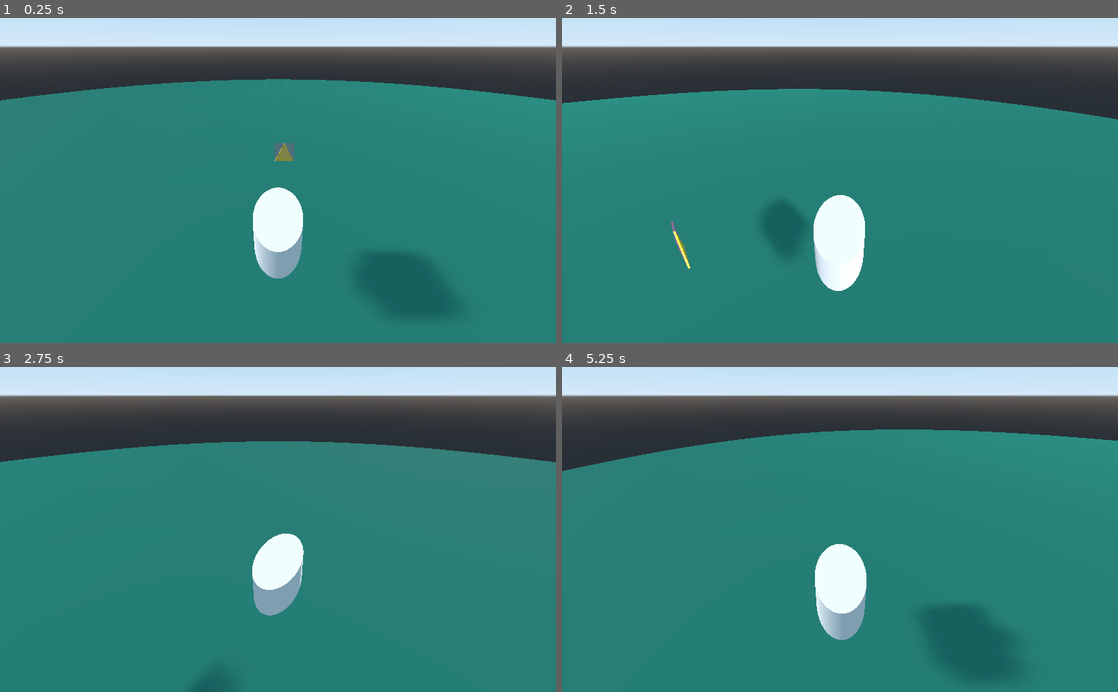
Above: before the commit, frames 1-4 (two rows, left to right).
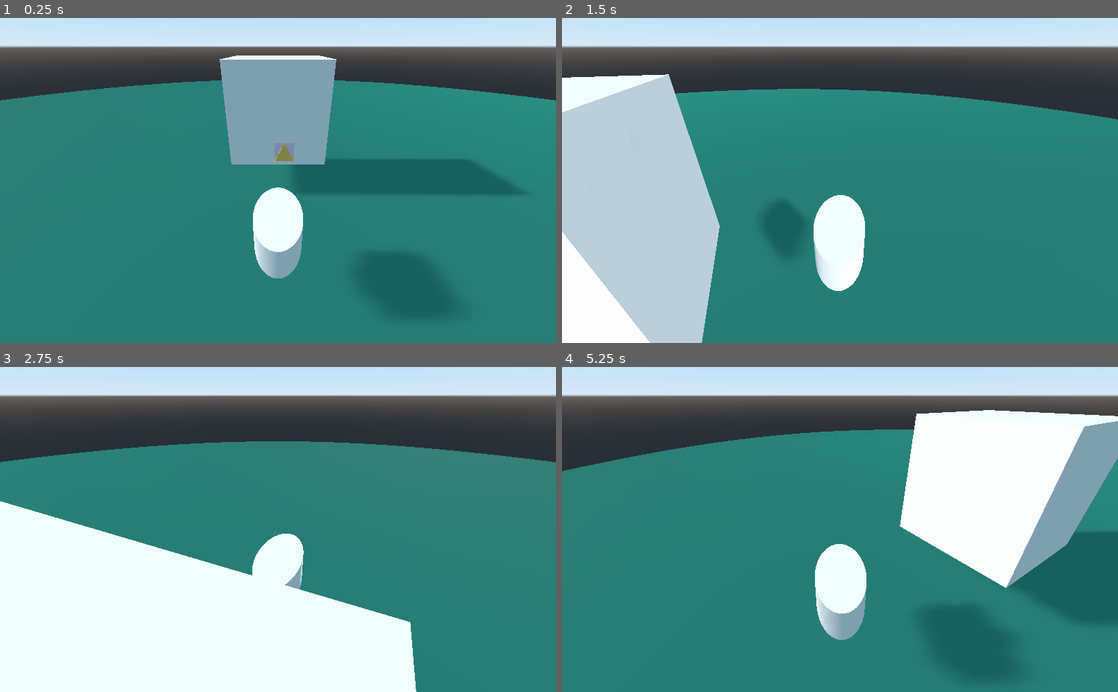
Above: after the commit, the same moments.

Repository: DENNKA/SwordsAndSauce
Game: Godot game, scene res://scenes/Test_Level.tscn
Same seed, same stepped clock (60 frames per second), same inputs: the game is played once before the commit and once after it.
Inputs (mouse positions are in pixels of both pictures, inside the frame that each line leads up to):
- Up to frame 1 (0.25 s): no input
- Up to frame 2 (1.5 s): move the mouse to (962, 164) at 0.52 s; hold D (move_right) 0.53-1.28 s; click (962, 164) at 0.67 s; move the mouse to (728, 196) at 1.27 s; hold S (move_back) from 1.28 s (still down); click (728, 196) at 1.42 s
- Up to frame 3 (2.75 s): move the mouse to (333, 458) at 2.02 s; release S (move_back) at 2.03 s; hold D (move_right) from 2.03 s (still down); click (333, 458) at 2.17 s
- Up to frame 4 (5.25 s): move the mouse to (812, 594) at 2.77 s; release D (move_right) at 2.78 s; hold W (move_forward) 2.78-3.53 s; click (812, 594) at 2.92 s; move the mouse to (1006, 578) at 3.52 s; hold A (move_left) 3.53-5.03 s; click (1006, 578) at 3.67 s; move the mouse to (673, 480) at 4.27 s; click (673, 480) at 4.42 s; move the mouse to (867, 529) at 5.02 s; hold S (move_back) from 5.03 s (still down); click (867, 529) at 5.17 s

The runs differ from the first frame. In frame 1, 9.9% of the frame differs, in the area x 39-94%, y 11-55%; in frame 2, 21%; in frame 3, 30%, in the area x 0-75%, y 41-100%; in frame 4, 19%.

Commit message:
Add enemy

Diff:
--- a/player/movement.gd
+++ b/player/movement.gd
@@ -24,6 +24,9 @@
 	if Input.is_action_pressed("move_back"):
 		direction.x = -1
 
+	if Input.is_mouse_button_pressed(BUTTON_LEFT):
+		pass
+
 	if direction:
 		direction *= MOVEMENT * delta
 		direction = direction.rotated(Vector3.UP, rotation.y)
--- /dev/null
+++ b/scenes/Enemy.tscn
@@ -0,0 +1,18 @@
+[gd_scene load_steps=4 format=2]
+
+[ext_resource path="res://scripts/Enemy.gd" type="Script" id=1]
+
+[sub_resource type="CubeMesh" id=1]
+
+[sub_resource type="BoxShape" id=2]
+
+[node name="Enemy" type="KinematicBody"]
+script = ExtResource( 1 )
+
+[node name="MeshInstance" type="MeshInstance" parent="."]
+mesh = SubResource( 1 )
+skeleton = NodePath("../CollisionShape")
+material/0 = null
+
+[node name="CollisionShape" type="CollisionShape" parent="."]
+shape = SubResource( 2 )
--- a/scenes/Test_Level.tscn
+++ b/scenes/Test_Level.tscn
@@ -1,8 +1,9 @@
-[gd_scene load_steps=7 format=2]
+[gd_scene load_steps=8 format=2]
 
 [ext_resource path="res://player/player.tscn" type="PackedScene" id=1]
 [ext_resource path="res://scripts/Camera.gd" type="Script" id=2]
 [ext_resource path="res://scenes/test_weapon.tscn" type="PackedScene" id=3]
+[ext_resource path="res://scenes/Enemy.tscn" type="PackedScene" id=4]
 
 [sub_resource type="CylinderShape" id=2]
 
@@ -15,6 +16,9 @@
 
 [node name="player" parent="." instance=ExtResource( 1 )]
 transform = Transform( 1, 0, 0, 0, 1, 0, 0, 0, 1, -4.30649, 0.845596, 0 )
+
+[node name="Enemy" parent="." instance=ExtResource( 4 )]
+transform = Transform( 0.969347, 0, -0.245697, 0, 1, 0, 0.245697, 0, 0.969347, 0, 1.59999, 0 )
 
 [node name="Ground" type="StaticBody" parent="."]
 
--- /dev/null
+++ b/scripts/Enemy.gd
@@ -0,0 +1,32 @@
+extends KinematicBody
+
+onready var player := get_tree().get_root().get_node("Test_Level").get_node("player")
+
+const MOVEMENT = 250
+
+var velocity = Vector3.ZERO
+var direction = Vector3.ZERO
+
+func _ready():
+	pass
+
+func _process(delta):
+	var player_pos = player.global_transform.origin
+	var vec2pos = Vector2(get_translation().x, get_translation().z)
+	var vec2posPlayer = Vector2(player_pos.x, player_pos.z)
+	var angle = (vec2pos - vec2posPlayer).angle()
+	var distance = vec2pos.distance_to(vec2posPlayer)
+	rotate_y(-angle - get_rotation().y)
+
+	direction = Vector3.ZERO
+	if distance > 3.0:
+		direction.x = -1
+
+	if direction:
+		direction *= MOVEMENT * delta
+		direction = direction.rotated(Vector3.UP, rotation.y)
+
+	velocity.x = direction.x
+	velocity.z = direction.z
+
+	move_and_slide(velocity, Vector3.UP)
